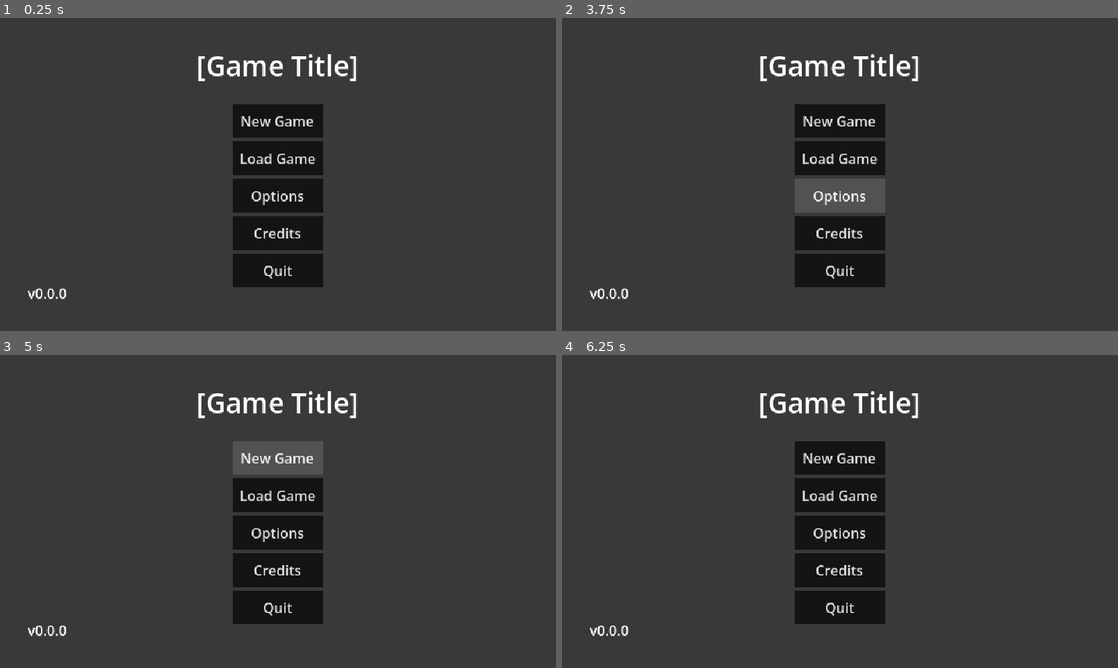
Above: before the commit, frames 1-4 (two rows, left to right).
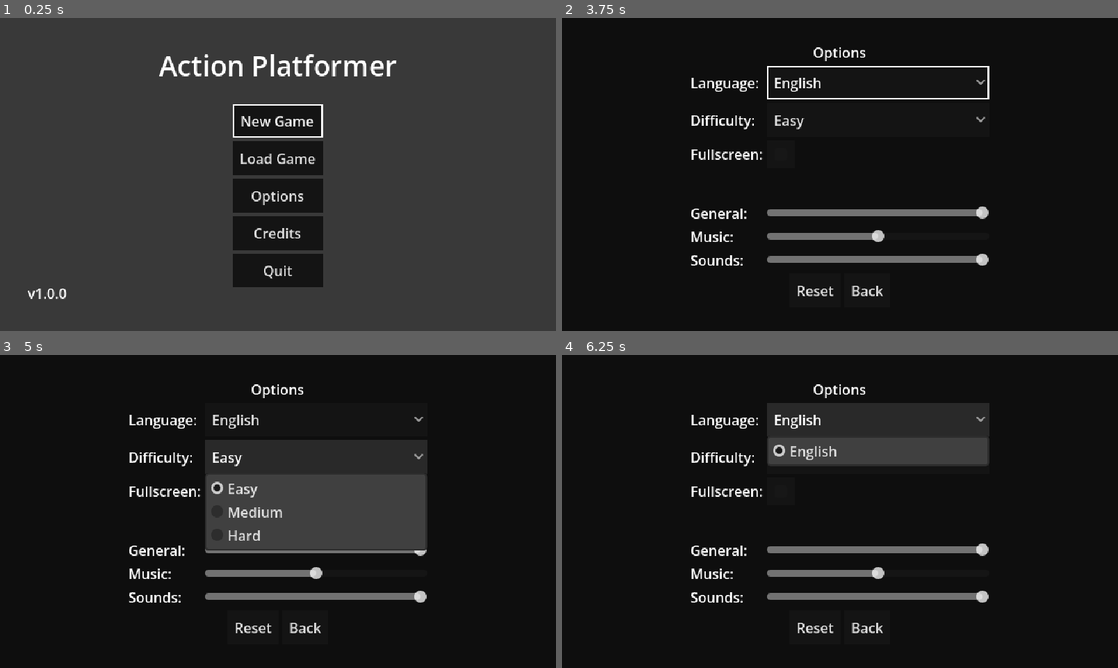
Above: after the commit, the same moments.

Repository: juliohq/action-platformer-joaojcsb
Game: Godot game, scene res://ui/main_menu.tscn
Two runs of this game, one before a commit and one after it. Both use one fixed random seed, a clock stepped at 60 frames per second and the inputs below. The project has no main scene, so this scene is started directly.
Inputs (mouse positions are in pixels of both pictures, inside the frame that each line leads up to):
- Up to frame 1 (0.25 s): no input
- Up to frame 2 (3.75 s): click "Credits" at 0.5 s; click "New Game" at 1.25 s; click "New Game" at 2 s; click "Load Game" at 2.75 s; click "Options" at 3.5 s
- Up to frame 3 (5 s): click (316, 455) at 4.25 s, where only the run after the commit has a clickable "Easy"
- Up to frame 4 (6.25 s): click (878, 455) at 5 s, where only the run after the commit has a clickable "Easy"; click (878, 420) at 5.75 s, where only the run after the commit has a clickable "English"

The runs differ from the first frame. In frame 1, 1.7% of the frame differs, in the area x 6-72%, y 11-90%; in frame 2, 94%, in the area x 0-100%, y 0-100%; in frame 3, 88%; in frame 4, 88%.
Error before the commit: Parse Error: Preload file "res://ui/how_to_play.tscn" does not exist. (res://ui/main_menu.gd:52)

Commit message:
Fix main menu script

Diff:
--- a/ui/main_menu.gd
+++ b/ui/main_menu.gd
@@ -47,11 +47,6 @@
 	Globals.load_game()
 
 
-## Handles the logic when the how to play button is pressed. Override to provide custom behavior.
-func _how_to_play() -> void:
-	root.add_child(preload("res://ui/how_to_play.tscn").instantiate())
-
-
 ## Handles the logic when the options button is pressed. Override to provide custom behavior.
 func _options() -> void:
 	%Margin.hide()
@@ -61,11 +56,6 @@
 	root.add_child(options)
 
 
-## Handles the logic when the credits button is pressed. Override to provide custom behavior.
-func _credits() -> void:
-	root.add_child(preload("res://ui/credits.tscn").instantiate())
-
-
 ## Handles the logic when the quit button is pressed. Override to provide custom behavior.
 func _quit() -> void:
 	root.add_child(preload("res://ui/quit_confirmation.tscn").instantiate())
